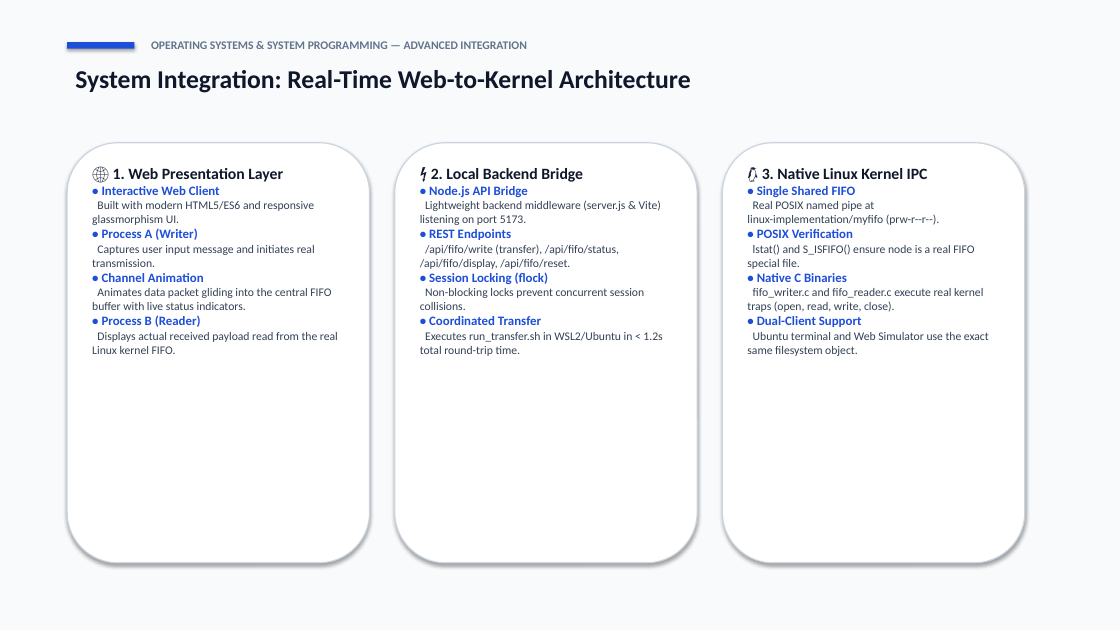
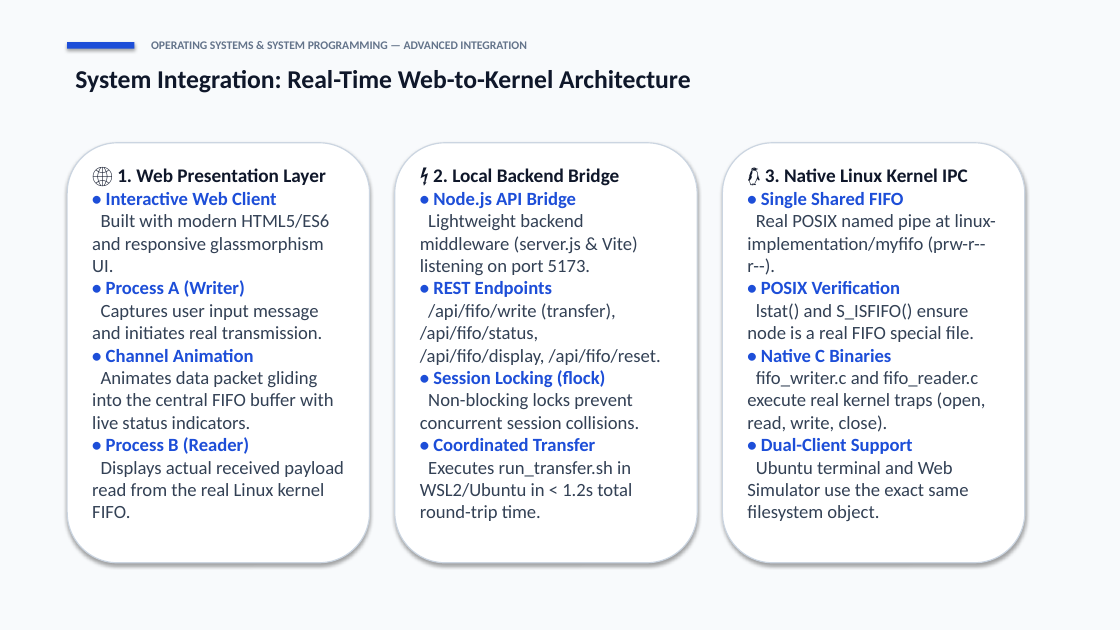
Before and after one commit to GJashwanthReddy/OCTO_OSSP, a slide deck: slide 11 of OCTO_OSSP-Project/OSSP_IPC_Project_Presentation.pptx. Drawn at 1120x630 pixels with LibreOffice and Linux fonts; fonts in the diff are those of the drawing. Boxes give left, top, right and bottom in pixels: in the first picture for what was removed or moved away, otherwise in the second. Text is boxed around its words. In the diff, an @@ line names an element or a change of style, - is before the commit and + after.

Commit message:
Set font size of all matter text across all slides to 16 pt

```diff
--- a/OCTO_OSSP-Project/OSSP_IPC_Project_Presentation.pptx
+++ b/OCTO_OSSP-Project/OSSP_IPC_Project_Presentation.pptx
@@ text "🌐 1. Web Presentation Layer" at [92,168,344,518]: size 13.5 to 16.5 pt in "🌐 1. Web Presentation Layer"; size 11 to 16 pt in "• Interactive Web Client", "• Process A (Writer)", "• Channel Animation", "• Process B (Reader)"; size 10 to 16 pt in "Built with modern HTML5/ES6 and responsive glassmorphism ...", "Captures user input message and initiates real ...", "Animates data packet gliding into the central ...", "Displays actual received payload read from the ..." @@
@@ text "⚡ 2. Local Backend Bridge" at [420,168,661,521]: size 13.5 to 16.5 pt in "⚡ 2. Local Backend Bridge"; size 11 to 16 pt in "• Node.js API Bridge", "• REST Endpoints", "• Session Locking (flock)", "• Coordinated Transfer"; size 10 to 16 pt in "Lightweight backend middleware (server.js & Vite) listening ...", "/api/fifo/write (transfer), /api/fifo/status, /api/fifo/disp ...", "Non-blocking locks prevent concurrent session collisions.", "Executes run_transfer.sh in WSL2/Ubuntu in < 1.2s ..." @@
@@ text "🐧 3. Native Linux Kernel ..." at [747,168,996,521]: size 13.5 to 16.5 pt in "🐧 3. Native Linux Kernel IPC"; size 11 to 16 pt in "• Single Shared FIFO", "• POSIX Verification", "• Native C Binaries", "• Dual-Client Support"; size 10 to 16 pt in "Real POSIX named pipe at linux-implementation/myfifo (prw-r- ...", "lstat() and S_ISFIFO() ensure node is a ...", "fifo_writer.c and fifo_reader.c execute real kernel traps ...", "Ubuntu terminal and Web Simulator use the ..." @@
```
Also in this commit, not shown: 11 other slides changed, 1 other file.
